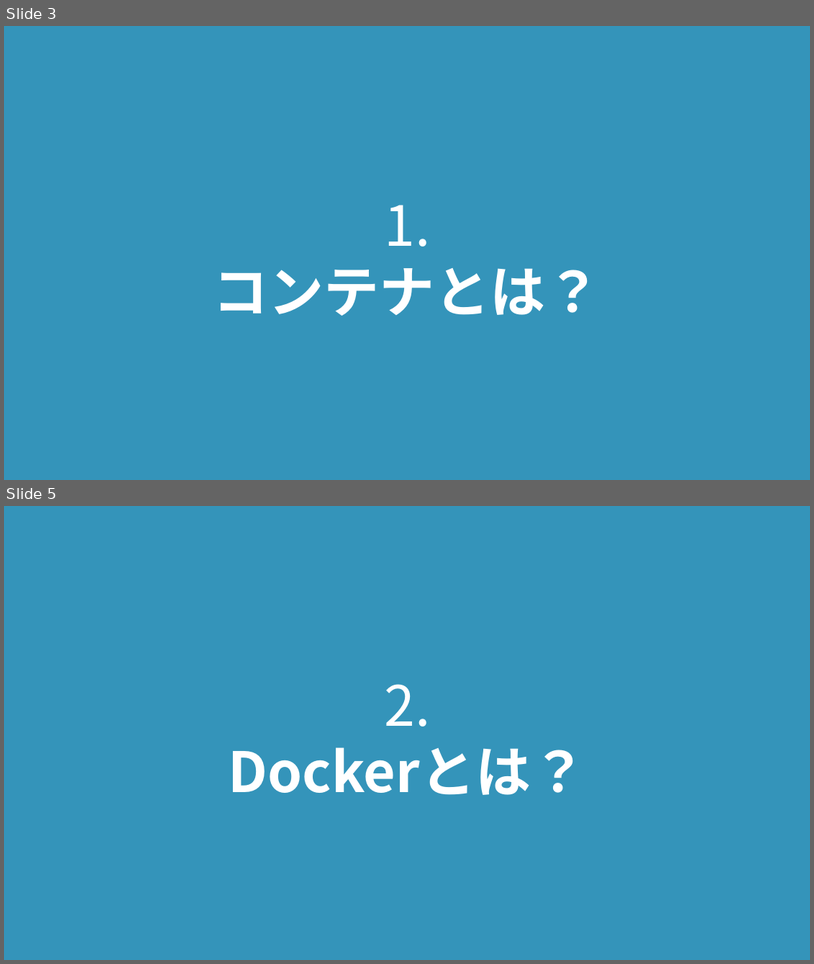
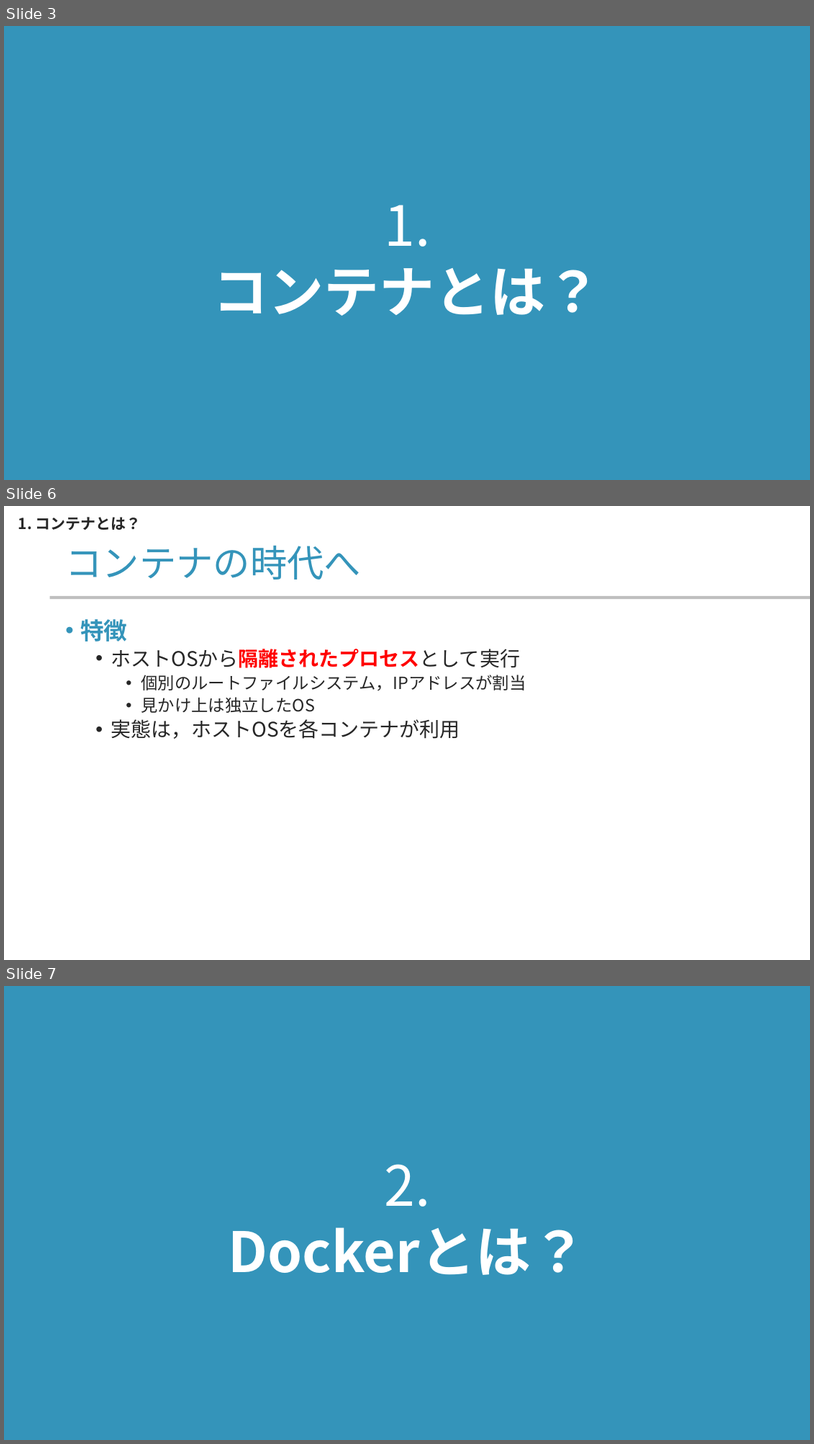
Before and after one commit to yamada-ai/java-prac, a slide deck: docker-container.pptx. Shown one above the other, each under a label of ours: slides 3 and 5 before the commit, slides 3, 6 and 7 after it; the slides between them are not shown. The pictures are 814x964 and 814x1444 pixels, drawn with LibreOffice and Linux fonts; fonts in the diff are those of the drawing; background and template pictures are left out. Boxes give left, top, right and bottom in pixels: in the first picture for what was removed or moved away, otherwise in the second. Text is boxed around its words. In the diff, an @@ line names an element or a change of style, - is before the commit and + after.

```diff
--- a/docker-container.pptx
+++ b/docker-container.pptx
@@ slide 6 added at (4, 506, 810, 960), background #FFFFFF @@
@@ text added at (18, 517, 142, 530), 18 pt, text #262626, bold @@
+1. コンテナとは？
@@ title added at (65, 546, 361, 579), 44 pt, text #3494BA @@
+コンテナの時代へ
@@ rectangle added at (50, 596, 810, 599), fill #BFBFBF @@
@@ text added at (80, 619, 526, 739), 24 pt, text #262626 @@
+• 特徴
+  • ホストOSから隔離されたプロセスとして実行
+    • 個別のルートファイルシステム，IPアドレスが割当
+    • 見かけ上は独立したOS
+  • 実態は，ホストOSを各コンテナが利用
@@ what was slide 5 is now slide 7 @@
```
Also in this commit, not shown: 5 slides changed, 1 other slide added, 1 slide removed.
